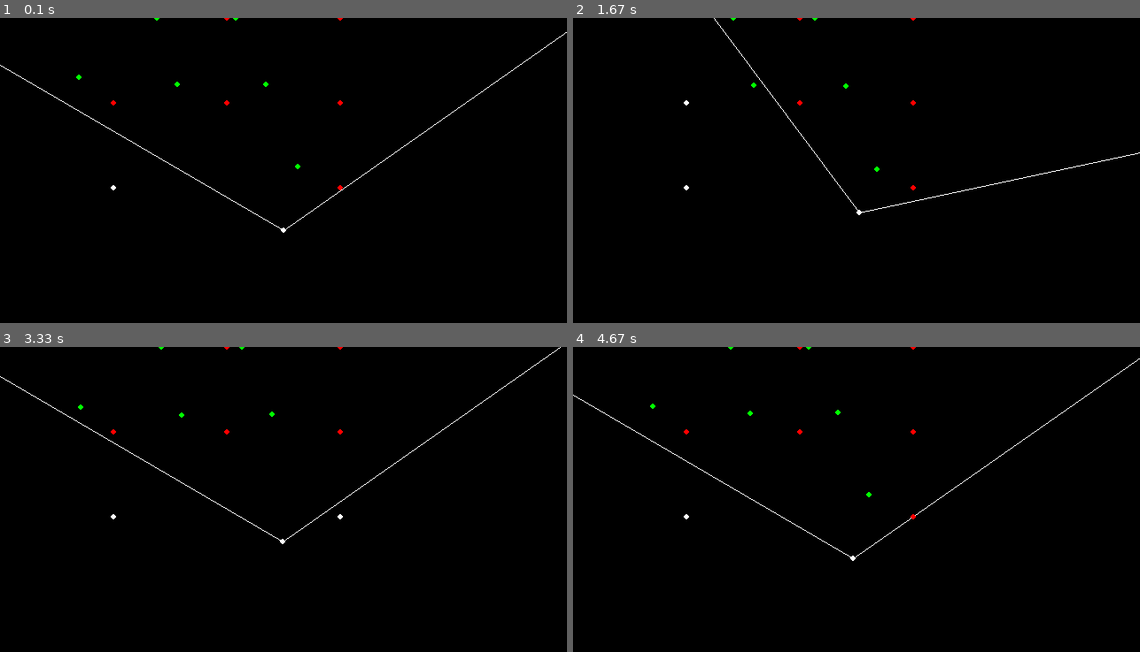
Above: before the commit, frames 1-4 (two rows, left to right).
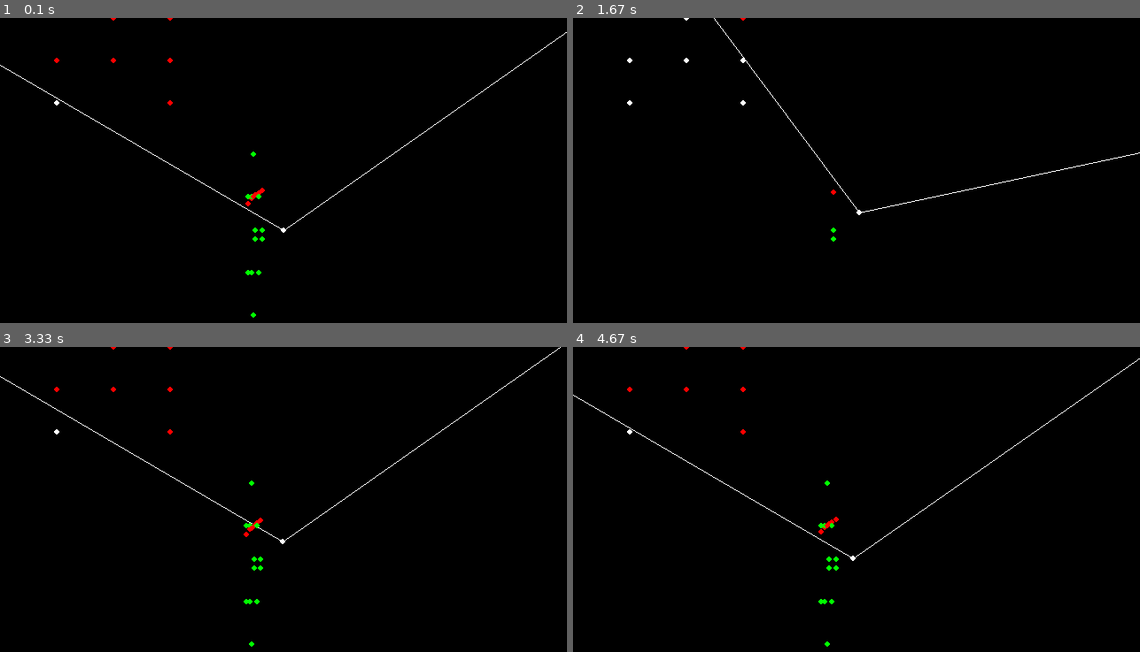
Above: after the commit, the same moments.

Repository: toniaai/pygame_projects
Game: pygame game, started from data/main.py
The game is run twice, just before and just after one commit, with the same random seed, the same clock (stepped at 60 frames per second) and the same inputs.
Inputs:
- Up to frame 1 (0.1 s): no input
- Up to frame 2 (1.67 s): hold D 0.33-0.8 s; hold W 0.83-1.13 s; hold D 1.17-1.63 s
- Up to frame 3 (3.33 s): hold A 1.67-2.2 s; hold S 2.23-2.53 s; hold A 2.57-2.97 s; hold W from 3 s (still down)
- Up to frame 4 (4.67 s): release W at 3.37 s; hold D 3.4-4.03 s; hold S 4.07-4.43 s; hold A from 4.47 s (still down)

The runs differ from the first frame. In frame 1, 0.4% of the frame differs, in the area x 9-61%, y 0-99%; in frame 2, 0.2%; in frame 3, 0.3%; in frame 4, 0.4%.

Commit message:
Perspective somewhat finished

Diff:
--- a/data/main.py
+++ b/data/main.py
@@ -1,7 +1,8 @@
 
 import pygame
 from pygame.locals import *
-from math import sqrt, cos, sin, tan
+from math import sqrt, cos, sin
+import numpy as np
 
 
 
@@ -20,7 +21,7 @@
 BASE_D = 1
 
 WALLS = [((2, 0), (2, 1)), ((3, 0), (3, 1))]
-POINTS = [(2, 0), (2, 1), (3, 0), (3, 1), (1, 1), (1, 2), (3, 2)]
+POINTS = [(1, 0), (1, 0.5), (1.5, 0), (1.5, 0.5), (0.5, 0.5), (0.5, 1), (1.5, 1)]
 
 HORIZON = 240
 MAX_DISTANCE = 2
@@ -50,6 +51,7 @@
     #
 
     return (SCREEN_WIDTH/GRID_SIZE * point_x, SCREEN_HEIGHT/GRID_SIZE * point_y)
+
 
 def euclidean_distance(q, p):
     return sqrt((q[0] - p[0])**2 + (q[1] - p[1])**2)
@@ -124,36 +126,29 @@
 
     return [new_point_f_x, new_point_f_y, player[2]]
 
+def to_linalg(point):
+    return [point[0], point[1]]
+
 def draw_map_point_3d(screen, player, point):
     print(f'p: {player}, \nw: {point}, \neuclidean: {euclidean_distance(player,point)}\n')
-    h_w = SCREEN_WIDTH*0.5
-    h_h = SCREEN_HEIGHT*0.5
+    player_normal = np.array((player[0], player[1]))
+    player_this_is_cheating = np.array((point[0], player[1]))
 
-    focal_length = ((h_w / (tan(1) * 0.5)) + (h_h / (tan(1) * 0.5)) * 0.5)
-
-
-    new_x = ((point[0]) * focal_length) / (euclidean_distance(player, point) + focal_length)
-    new_y = ((point[1]) * focal_length) / (euclidean_distance(player, point) + focal_length)
-
+    new_x = ((point[0] - player[0]) * (50/np.linalg.norm(player_normal - np.array(point))) + SCREEN_WIDTH/2)
+    old_y = ((point[1] - player[1]) * (50/np.linalg.norm(player_normal - np.array(point))) + SCREEN_HEIGHT/2)
+    new_y = np.linalg.norm(player_this_is_cheating - np.array(point)) + HORIZON
 
 
     new_top_x = new_x
+    new_top_y = (player[1] - np.linalg.norm(player_this_is_cheating - np.array(point))) + HORIZON
 
-    if (new_y >= HORIZON):
-        new_top_y = new_y
-    else:
-        new_top_y = (HORIZON - new_y)
-
-    pygame.draw.circle(screen, COLOR_GREEN, (new_x, new_y), THICKNESS_PUNTO)
-    #pygame.draw.circle(screen, COLOR_GREEN, (new_top_x, new_top_y), THICKNESS_PUNTO)
+    pygame.draw.circle(screen, COLOR_RED, (new_x, old_y), THICKNESS_PUNTO)
+    pygame.draw.circle(screen, COLOR_GREEN, (new_top_x, new_top_y), THICKNESS_PUNTO)
+    pygame.draw.circle(screen, COLOR_GREEN, (new_top_x, abs(new_top_y - SCREEN_HEIGHT)+ 10), THICKNESS_PUNTO)
 
 def draw_map_points_3d(screen, player, points):
     for point in points:
         draw_map_point_3d(screen, player, point)
-
-def draw_player_pov(screen, player, points):
-    print('a')
-
 
 def draw_2d(screen, player, POINTS):
     draw_player(screen, player)
